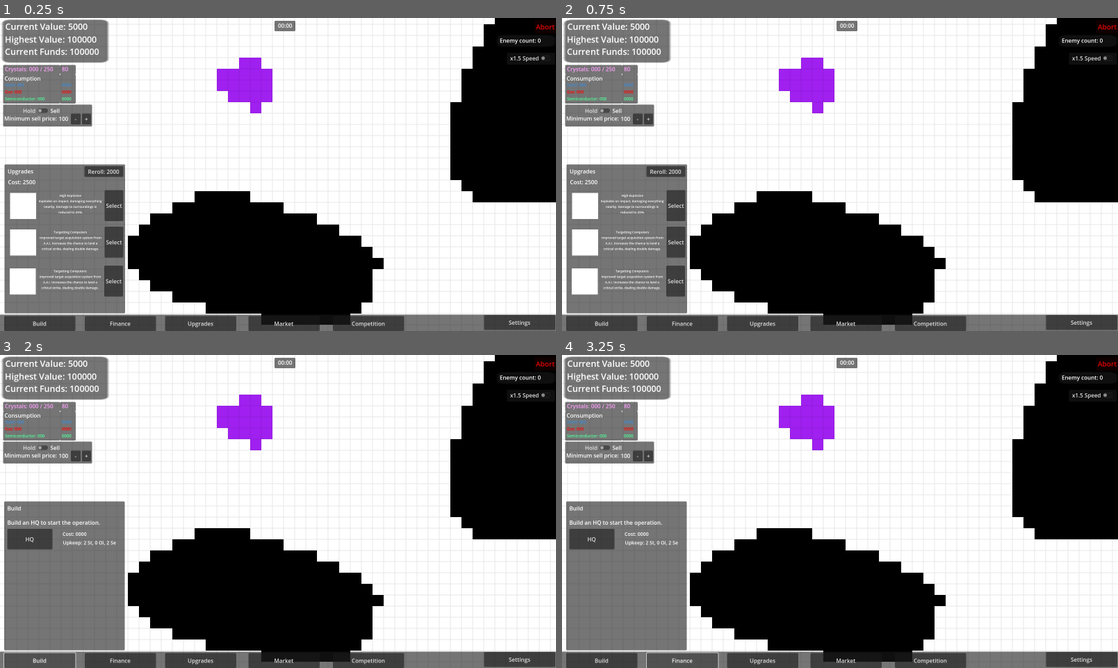
Above: before the commit, frames 1-4 (two rows, left to right).
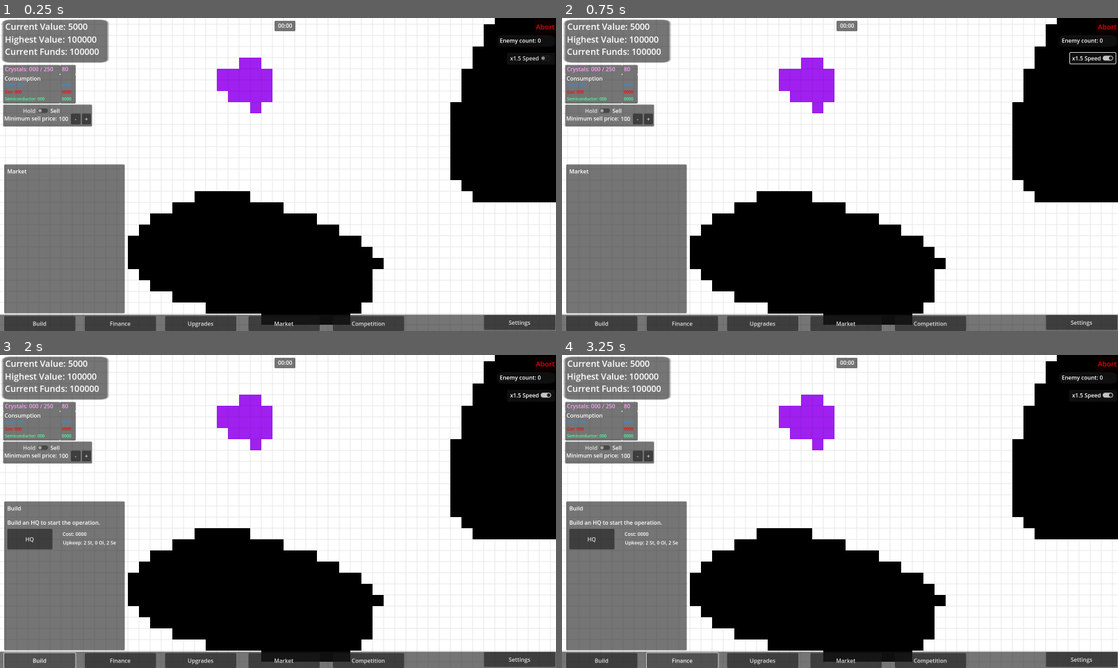
Above: after the commit, the same moments.

Repository: dwlee0802/BusinessTD
Game: Godot game, scene res://Scenes/game.tscn
Same seed, same stepped clock (60 frames per second), same inputs: the game is played once before the commit and once after it.
Inputs:
- Up to frame 1 (0.25 s): no input
- Up to frame 2 (0.75 s): click "x1.5 Speed" at 0.5 s
- Up to frame 3 (2 s): click "Build" at 1.25 s
- Up to frame 4 (3.25 s): click "HQ" at 2 s; click "Finance" at 2.75 s

The runs differ from the first frame. In frame 1, 3.2% of the frame differs, in the area x 0-23%, y 46-95%; in frame 2, 3.3%, in the area x 0-100%, y 10-95%; in frame 3, less than 0.1%; in frame 4, less than 0.1%.

Commit message:
Speed up button now functional.

Diff:
--- a/Scenes/enemyUnit.gd
+++ b/Scenes/enemyUnit.gd
@@ -64,7 +64,7 @@
 		return
 
 	if len(path) - 1 > pathCount:
-		if position.distance_to(pathfinding.get_point_position(path[pathCount])) < 2:
+		if position.distance_to(pathfinding.get_point_position(path[pathCount])) < 2 * Engine.time_scale:
 			pathCount += 1
 	else:
 		# no path!
--- a/Scenes/game.gd
+++ b/Scenes/game.gd
@@ -499,3 +499,12 @@
 			Market.minSellPrice = 0
 
 	UpdateMarketUI()
+
+
+
+
+func _on_speed_up_ui_toggled(button_pressed):
+	if button_pressed:
+		Engine.time_scale = 1.5
+	else:
+		Engine.time_scale = 1
--- a/Scenes/game.tscn
+++ b/Scenes/game.tscn
@@ -210,6 +210,7 @@
 script = ExtResource("3_sf8ga")
 
 [node name="MenuPanel" type="Panel" parent="Camera/User Interface/MenuBar/UpgradesMenu"]
+visible = false
 z_index = -1
 layout_mode = 1
 anchors_preset = -1
@@ -350,7 +351,6 @@
 text = "Market"
 
 [node name="MenuPanel" type="Panel" parent="Camera/User Interface/MenuBar/MarketMenu"]
-visible = false
 z_index = -1
 layout_mode = 1
 anchors_preset = -1
@@ -887,6 +887,7 @@
 offset_left = -3.0
 offset_right = 135.0
 offset_bottom = 34.0
+mouse_filter = 2
 
 [node name="MapBlock" parent="." instance=ExtResource("2_d8xa2")]
 
@@ -968,3 +969,6 @@
 [connection signal="mouse_exited" from="Camera/User Interface/EnemyCountLabel/Background" to="." method="_on_mouse_exited_ui"]
 [connection signal="mouse_entered" from="Camera/User Interface/OperationFundsUI/Background" to="." method="_on_mouse_entered_ui"]
 [connection signal="mouse_exited" from="Camera/User Interface/OperationFundsUI/Background" to="." method="_on_mouse_exited_ui"]
+[connection signal="mouse_entered" from="Camera/User Interface/SpeedUpUI" to="." method="_on_mouse_entered_ui"]
+[connection signal="mouse_exited" from="Camera/User Interface/SpeedUpUI" to="." method="_on_mouse_exited_ui"]
+[connection signal="toggled" from="Camera/User Interface/SpeedUpUI" to="." method="_on_speed_up_ui_toggled"]
